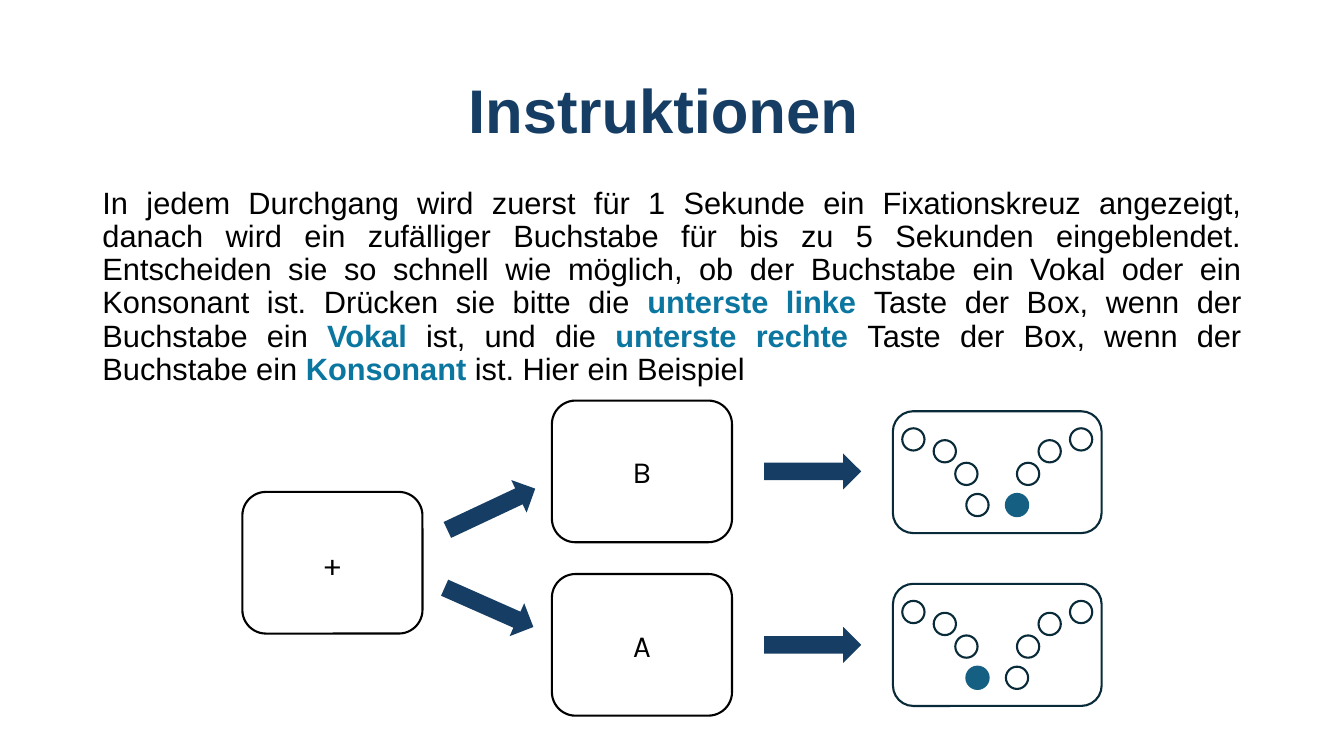
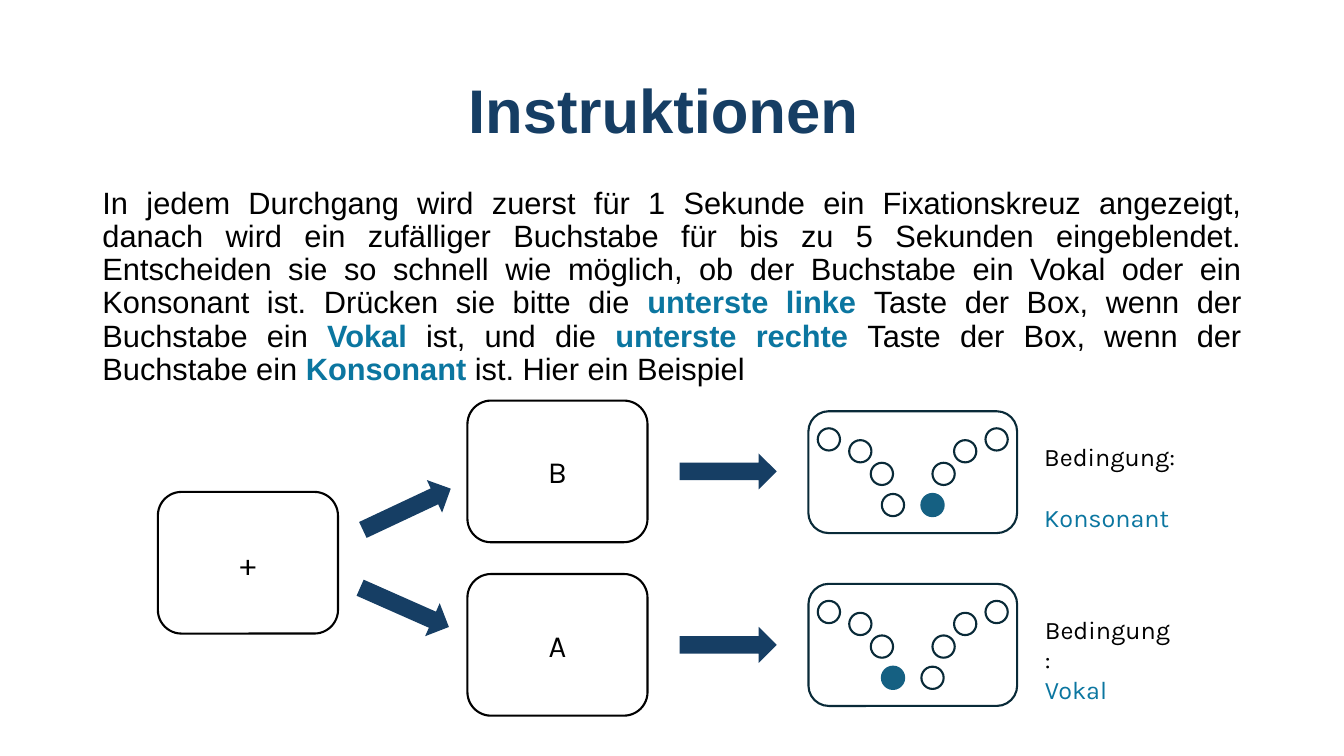
Before and after one commit to GidonFrischkorn/Ambizione-IndividualDifferencesStudy, a slide deck: slide 2 of tasks/letter-judgement/assets/instructions_letterBOX.pptx. Drawn at 1344x756 pixels with LibreOffice and Linux fonts; fonts in the diff are those of the drawing. Boxes give left, top, right and bottom in pixels: in the first picture for what was removed or moved away, otherwise in the second. Text is boxed around its words. In the diff, an @@ line names an element or a change of style, - is before the commit and + after.

```diff
--- a/tasks/letter-judgement/assets/instructions_letterBOX.pptx
+++ b/tasks/letter-judgement/assets/instructions_letterBOX.pptx
@@ 16 ellipses, 5 rounded rectangles, 4 right arrows, 3 texts: place and size @@
-16 ellipses, 5 rounded rectangles, 4 right arrows, 3 texts at [242, 400, 1102, 717]
+16 ellipses, 5 rounded rectangles, 4 right arrows, 3 texts at [158, 400, 1017, 717]
@@ text added at [1044, 448, 1175, 528], 18 pt, text #000000 @@
+Bedingung:
+Konsonant
@@ text added at [1045, 621, 1170, 700], 18 pt, text #000000 @@
+Bedingung:
+Vokal
```
Also in this commit, not shown: 1 other slide changed, 4 other files.
